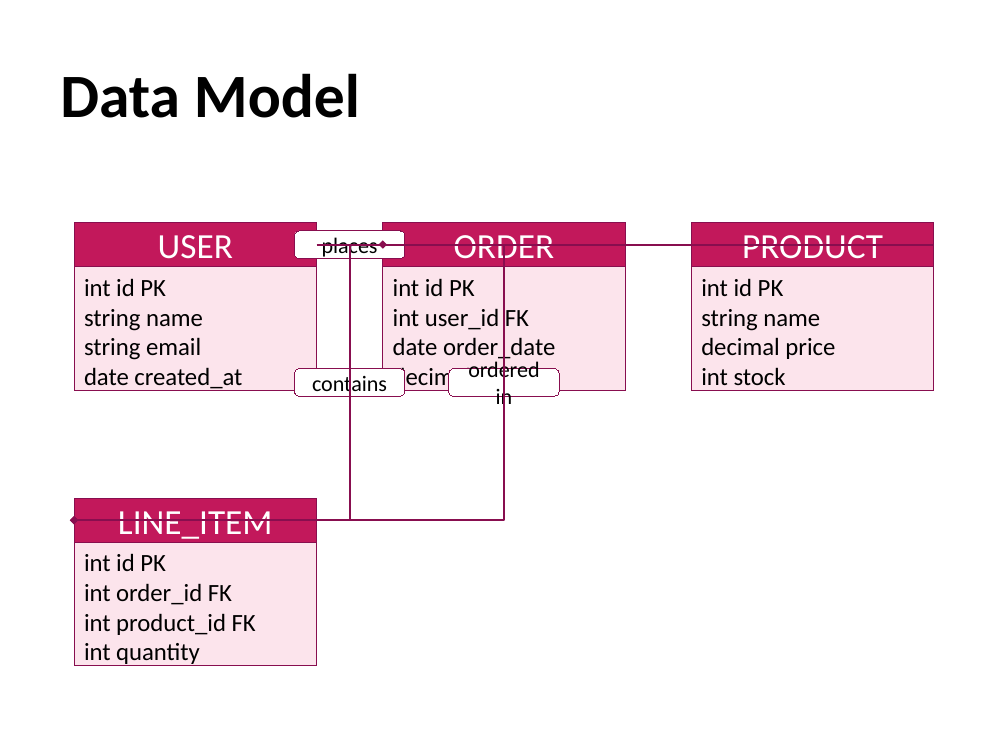
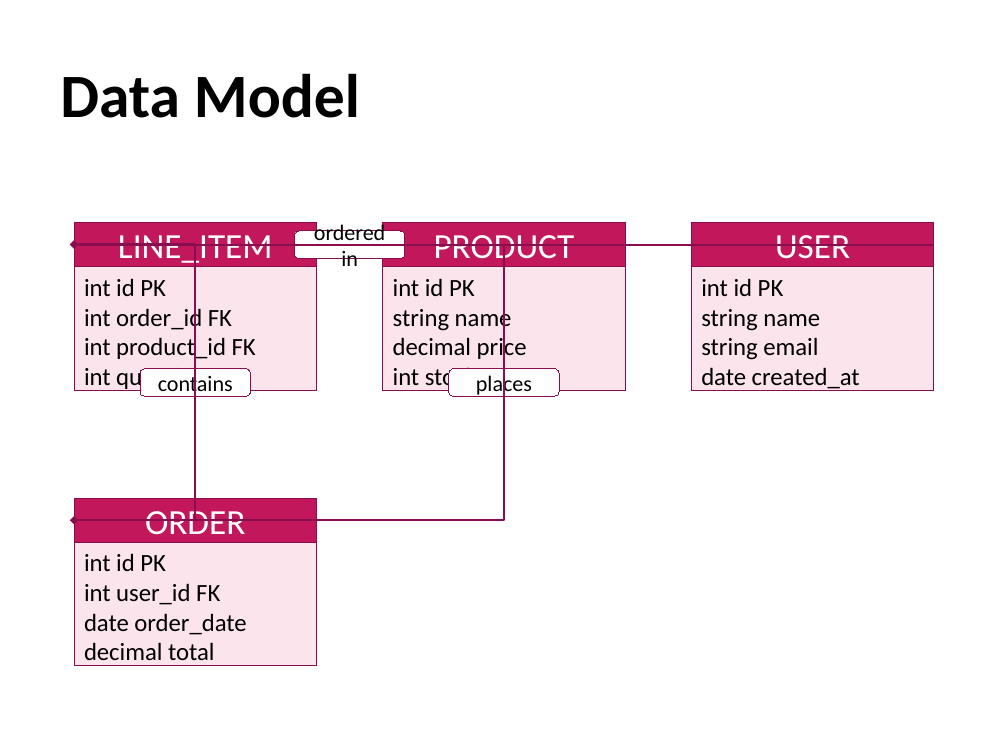
Before and after one commit to yingkitw/ppt-rs, a slide deck: slide 11 of examples/md2ppt_demo.pptx. Drawn at 1008x756 pixels with LibreOffice and Linux fonts; fonts in the diff are those of the drawing. Boxes give left, top, right and bottom in pixels: in the first picture for what was removed or moved away, otherwise in the second. Text is boxed around its words. In the diff, an @@ line names an element or a change of style, - is before the commit and + after.

```diff
--- a/examples/md2ppt_demo.pptx
+++ b/examples/md2ppt_demo.pptx
@@ rectangle "LINE_ITEM" moved from (x1=74, y1=498, x2=317, y2=542) to (x1=74, y1=223, x2=317, y2=267) @@
@@ rounded rectangle "ordered in" moved from (x1=449, y1=369, x2=558, y2=396) to (x1=294, y1=231, x2=404, y2=258) @@
@@ rectangle "PRODUCT" moved from (x1=691, y1=223, x2=934, y2=267) to (x1=383, y1=223, x2=626, y2=267) @@
@@ rectangle "USER" moved from (x1=74, y1=223, x2=317, y2=267) to (x1=691, y1=223, x2=934, y2=267) @@
@@ rectangle "int id PK int order_id ..." moved from (x1=74, y1=542, x2=317, y2=665) to (x1=74, y1=267, x2=317, y2=390) @@
@@ elbow arrow moved from (317, 245) - (383, 245) to (625, 245) - (74, 245) @@
@@ elbow arrow moved from (625, 245) - (74, 520) to (317, 520) - (74, 245) @@
@@ rectangle "int id PK string name ..." moved from (x1=691, y1=267, x2=934, y2=390) to (x1=383, y1=267, x2=626, y2=390) @@
@@ rectangle "int id PK string name ..." moved from (x1=74, y1=267, x2=317, y2=390) to (x1=691, y1=267, x2=934, y2=390) @@
@@ rounded rectangle "contains" moved from (x1=294, y1=369, x2=404, y2=396) to (x1=140, y1=369, x2=250, y2=396) @@
@@ rounded rectangle "places" moved from (x1=294, y1=231, x2=404, y2=258) to (x1=449, y1=369, x2=558, y2=396) @@
@@ rectangle "ORDER" moved from (x1=383, y1=223, x2=626, y2=267) to (x1=74, y1=498, x2=317, y2=542) @@
@@ rectangle "int id PK int user_id ..." moved from (x1=383, y1=267, x2=626, y2=390) to (x1=74, y1=542, x2=317, y2=665) @@
```
Also in this commit, not shown: 1 other file.
